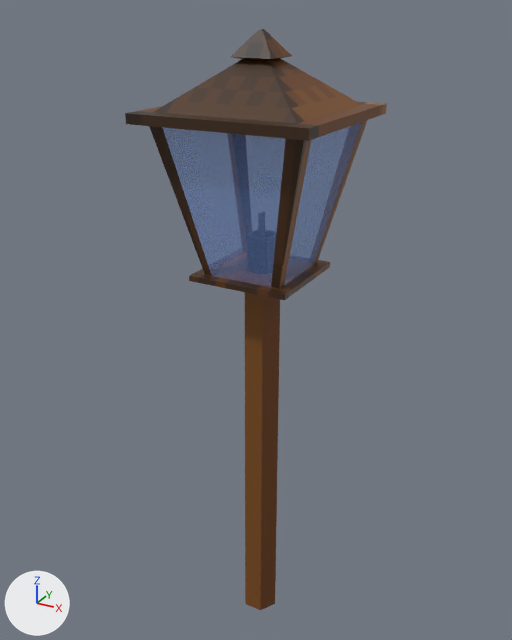
A saved change to the glTF model Redist/Models/3dmodels/lamp_post_889x09.gltf.
Camera for both pictures: a camera (50 mm lens) standing at (3.62, -6.73, 7.63) and looking at (-0.16, 0.15, 4.19). The axes (+X, +Y, +Z) are drawn at lower left. The lights are the same throughout. The older version comes first. Where no turn or scale is listed for an object, it has been applied to the vertices. Vertices at exactly the same position are counted once.

Objects in the first picture: 'lamp_post_889x09'.
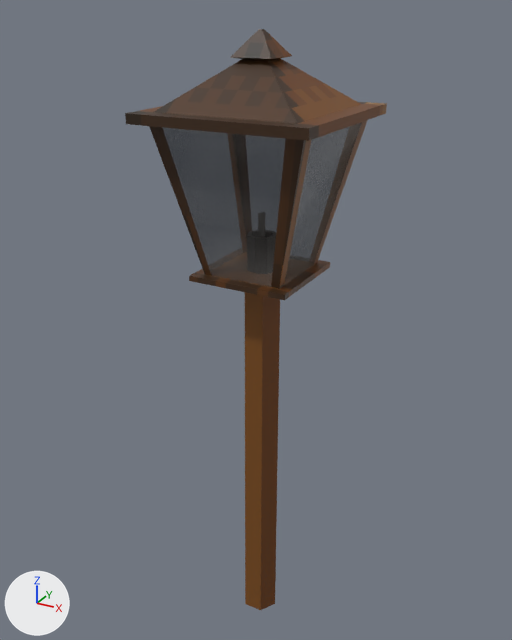
Where the change shows, as pixel boxes [x1, y1, x2, y2] in the pictures (512 x 640 px):
'lamp_post_889x09', surface changed (blue to grey): [160, 121, 364, 292] in both
part 1 of me_cylinder_008, surface changed (blue to grey): [163, 122, 362, 287] in both

What changed in the scene script:
```text
Change mat_glass:
    where n0 = _N.new('ShaderNodeBsdfPrincipled'); n0.name = 'Principled BSDF'
    remove n0.inputs[0].default_value = (0.191, 0.365, 0.857, 1.0)  # 'Base Color', blue #79a3ee
    remove n0.inputs[4].default_value = 0.373  # 'Alpha'
    add n2 = _N.new('ShaderNodeMath'); n2.name = 'Math'
    add n2.operation = 'MULTIPLY'
    add n2.inputs[1].default_value = 0.527  # 'Value'
    add n3 = _N.new('ShaderNodeTexImage'); n3.name = 'Image Texture'
    add n3.image = img_889lamp_post
    add n3.interpolation = 'Closest'
    add _L.new(n2.outputs[0], n0.inputs[4])  # 'Value' to 'Alpha'
    add _L.new(n3.outputs[0], n0.inputs[0])  # 'Color' to 'Base Color'
    add _L.new(n3.outputs[1], n2.inputs[0])  # 'Alpha' to 'Value'
Change me_cylinder_008:
    where me_cylinder_008.from_pydata(...)  # 171 vertices, 284 faces; spans x -1.01..0.99, y -1.0..1.0, z 0.0..7.45
    used by ob_lamp_post_889x09; location = (0.0, 0.0, 0.0)
    me_cylinder_008 part 1: texture (UV) coordinates of 8 of 284 faces, centred in x -0.74..0.73, y -0.7..0.72, z 5.45..6.03, changed; they spanned u 0.13..0.16, v 0.33..0.45 and now span u 0.76..0.97, v 0.08..0.36
```
